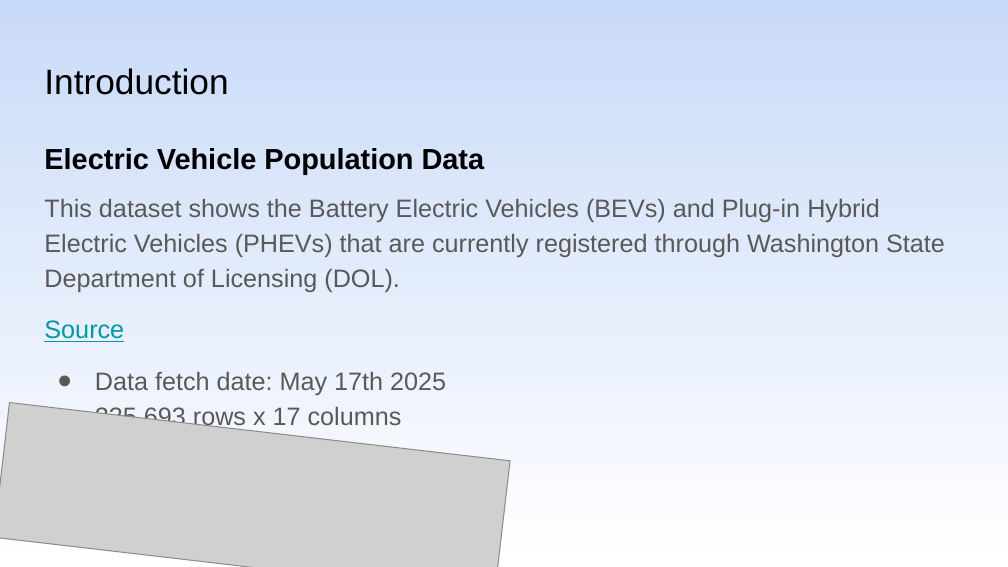
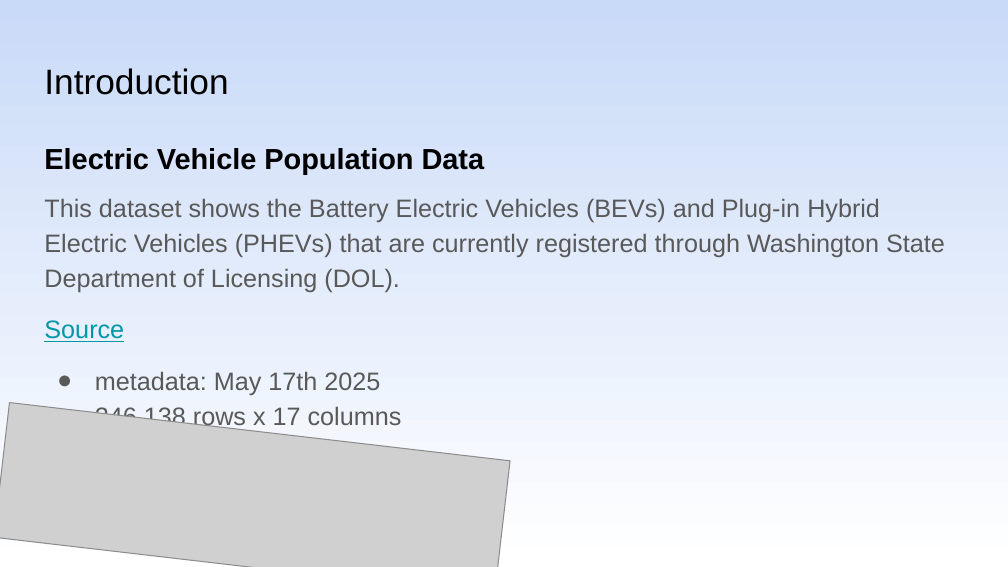
Before and after one commit to shachar700/DataAnalysis_ElectricVehicles, a slide deck: slide 3 of DataAnalysis_ElectricVehicles.pptx. Drawn at 1008x567 pixels with LibreOffice and Linux fonts; fonts in the diff are those of the drawing; grey boxes stand for pictures. Boxes give left, top, right and bottom in pixels: in the first picture for what was removed or moved away, otherwise in the second. Text is boxed around its words. In the diff, an @@ line names an element or a change of style, - is before the commit and + after.

```diff
--- a/DataAnalysis_ElectricVehicles.pptx
+++ b/DataAnalysis_ElectricVehicles.pptx
@@ text at [95,371,402,430]: text changed @@
-● Data fetch date: May 17th 2025
-● 235,693 rows x 17 columns
+● metadata: May 17th 2025
+● 246,138 rows x 17 columns
```
Also in this commit, not shown: 12 other slides changed, 1 slide added, 1 slide removed, 3 other files.
